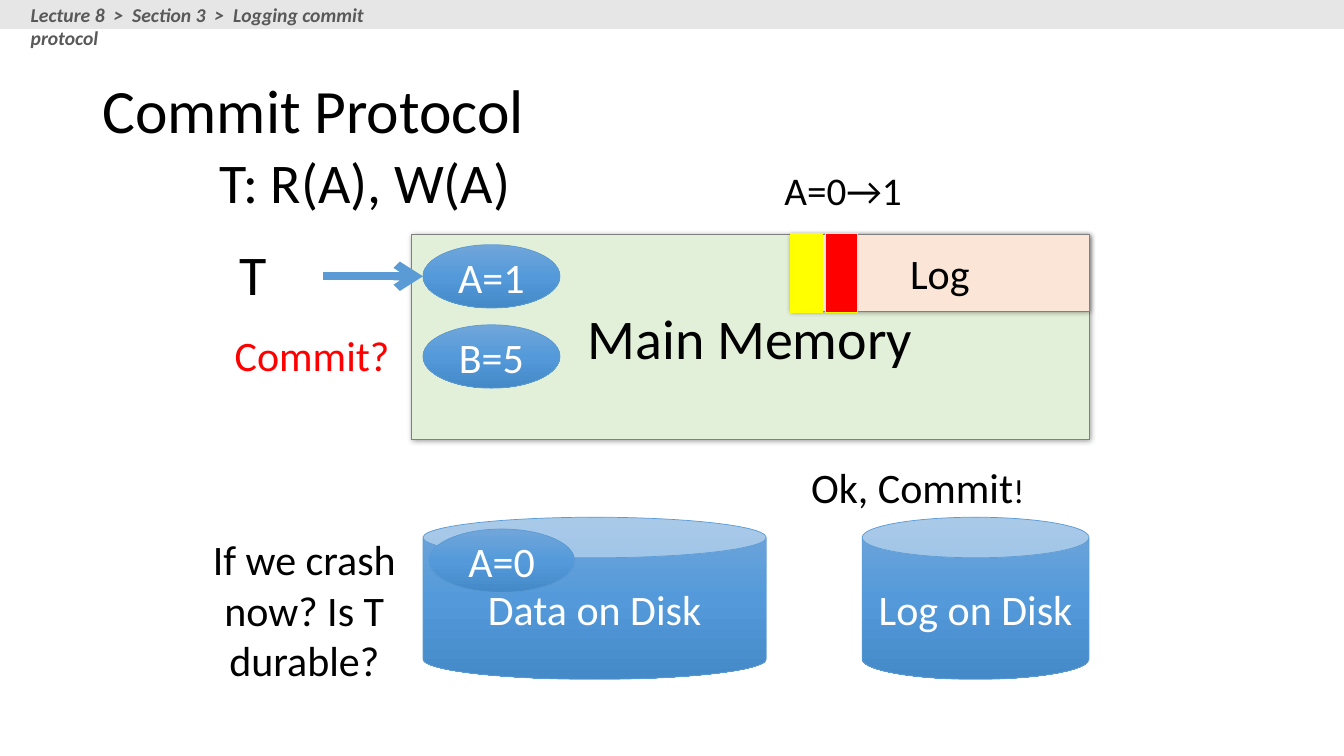
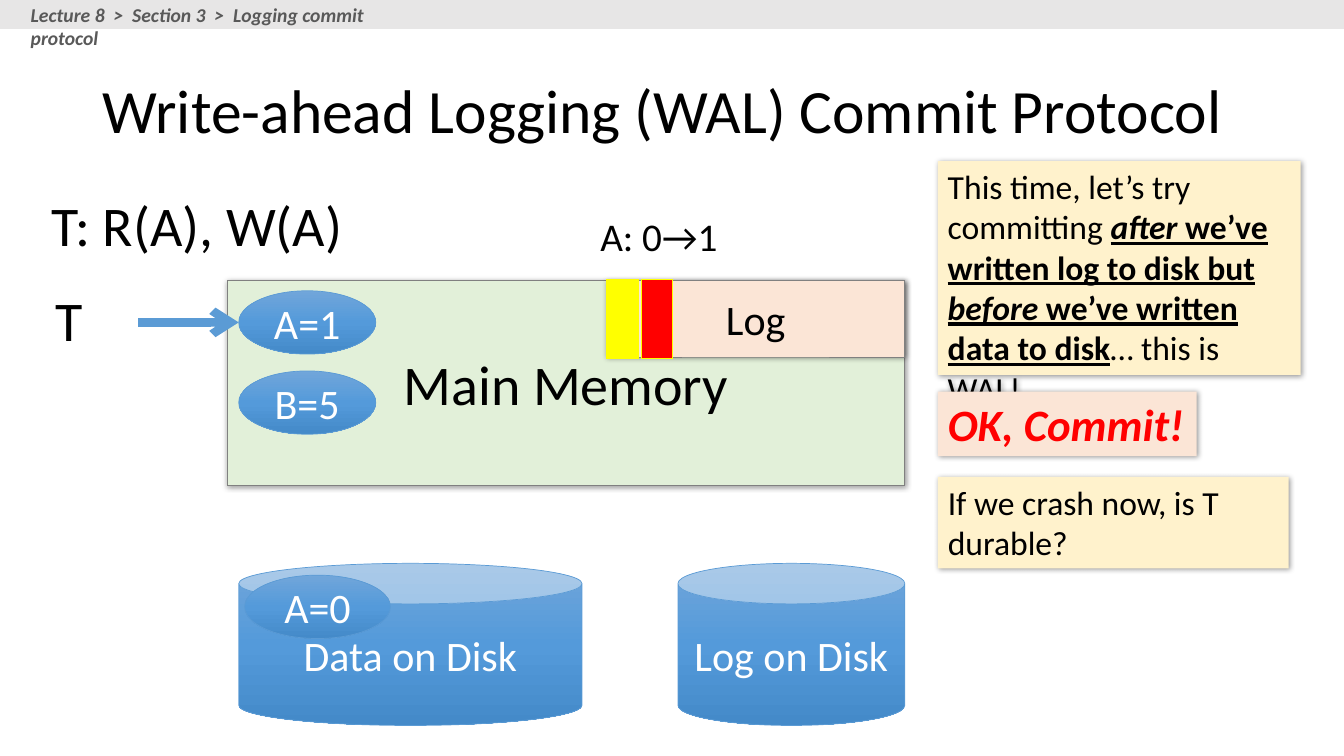
Before and after one commit to XIEQ/cs145-notebooks, a slide deck: slide 54 of lecture-8-9/Lectures_8_9_TXNs.pptx (slide 53 before the commit). Drawn at 1344x756 pixels with LibreOffice and Linux fonts; fonts in the diff are those of the drawing. Boxes give left, top, right and bottom in pixels: in the first picture for what was removed or moved away, otherwise in the second. Text is boxed around its words. In the diff, an @@ line names an element or a change of style, - is before the commit and + after.

```diff
--- a/lecture-8-9/Lectures_8_9_TXNs.pptx
+++ b/lecture-8-9/Lectures_8_9_TXNs.pptx
@@ title at bbox=[102, 88, 1221, 144]: text changed @@
-Commit Protocol
+Write-ahead Logging (WAL) Commit Protocol
@@ rectangle added at bbox=[938, 161, 1301, 375], fill #FFF2CC, 24 pt, text #000000, bold, underline @@
+This time, let’s try committing after we’ve written log to disk but before we’ve written data to disk… this is WAL!
@@ text "T: R(A), W(A)": place and size @@
-text "T: R(A), W(A)" at bbox=[220, 162, 510, 211]
+text "T: R(A), W(A)" at bbox=[52, 205, 342, 254]
@@ text at bbox=[600, 225, 717, 252]: text changed @@
-A=0→1
+A: 0→1
@@ 4 rectangles, 3 ellipses, 2 cylinders, 1 text, 1 arrow: place and size @@
-4 rectangles, 3 ellipses, 2 cylinders, 1 text, 1 arrow at bbox=[239, 234, 1090, 680]
+4 rectangles, 3 ellipses, 2 cylinders, 1 text, 1 arrow at bbox=[55, 280, 905, 726]
@@ text removed at bbox=[235, 342, 390, 372] @@
-Commit?
@@ rectangle "OK, Commit!": place and size @@
-rectangle "OK, Commit!" at bbox=[811, 474, 1013, 508]
+rectangle "OK, Commit!" at bbox=[938, 392, 1197, 457]
@@ rectangle "OK, Commit!" at bbox=[938, 392, 1197, 457]: fill none to #FBE5D6; shadow on @@
@@ text in rectangle at bbox=[948, 409, 1184, 447]: text changed; size 30 to 32 pt; text colour #000000 to #FF0000; bold on; italic on @@
-Ok, Commit!
+OK, Commit!
@@ rectangle "If we crash now, is ...": place and size @@
-rectangle "If we crash now, is ..." at bbox=[213, 546, 396, 677]
+rectangle "If we crash now, is ..." at bbox=[938, 477, 1289, 569]
@@ rectangle "If we crash now, is ..." at bbox=[938, 477, 1289, 569]: fill none to #FFF2CC; shadow on @@
@@ text in rectangle at bbox=[948, 491, 1218, 556]: text changed; size 30 to 24 pt @@
-If we crash now? Is T durable?
+If we crash now, is T durable?
```
Also in this commit, not shown: 25 other slides changed, 1 slide added, 2 slides removed, 1 other file.
